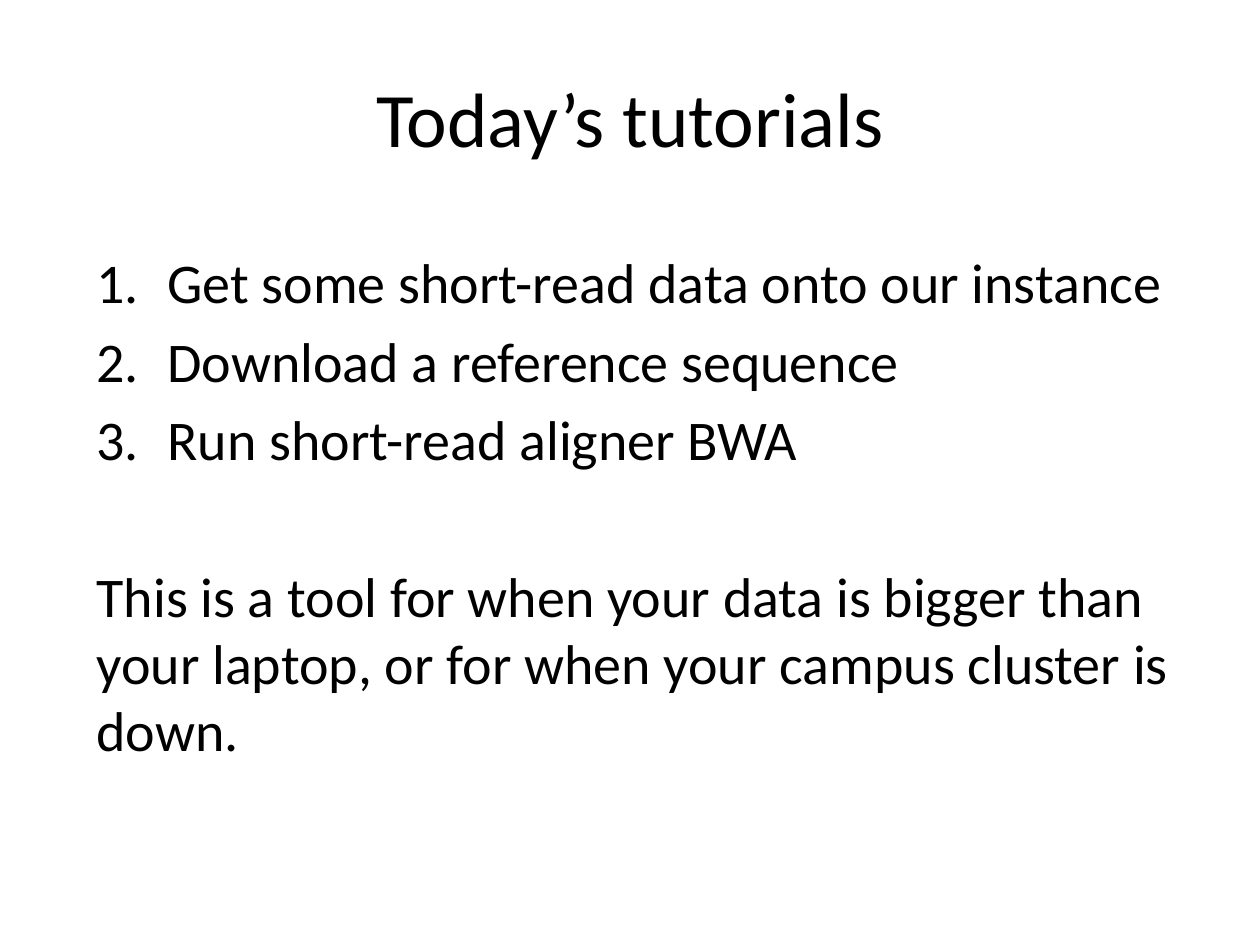
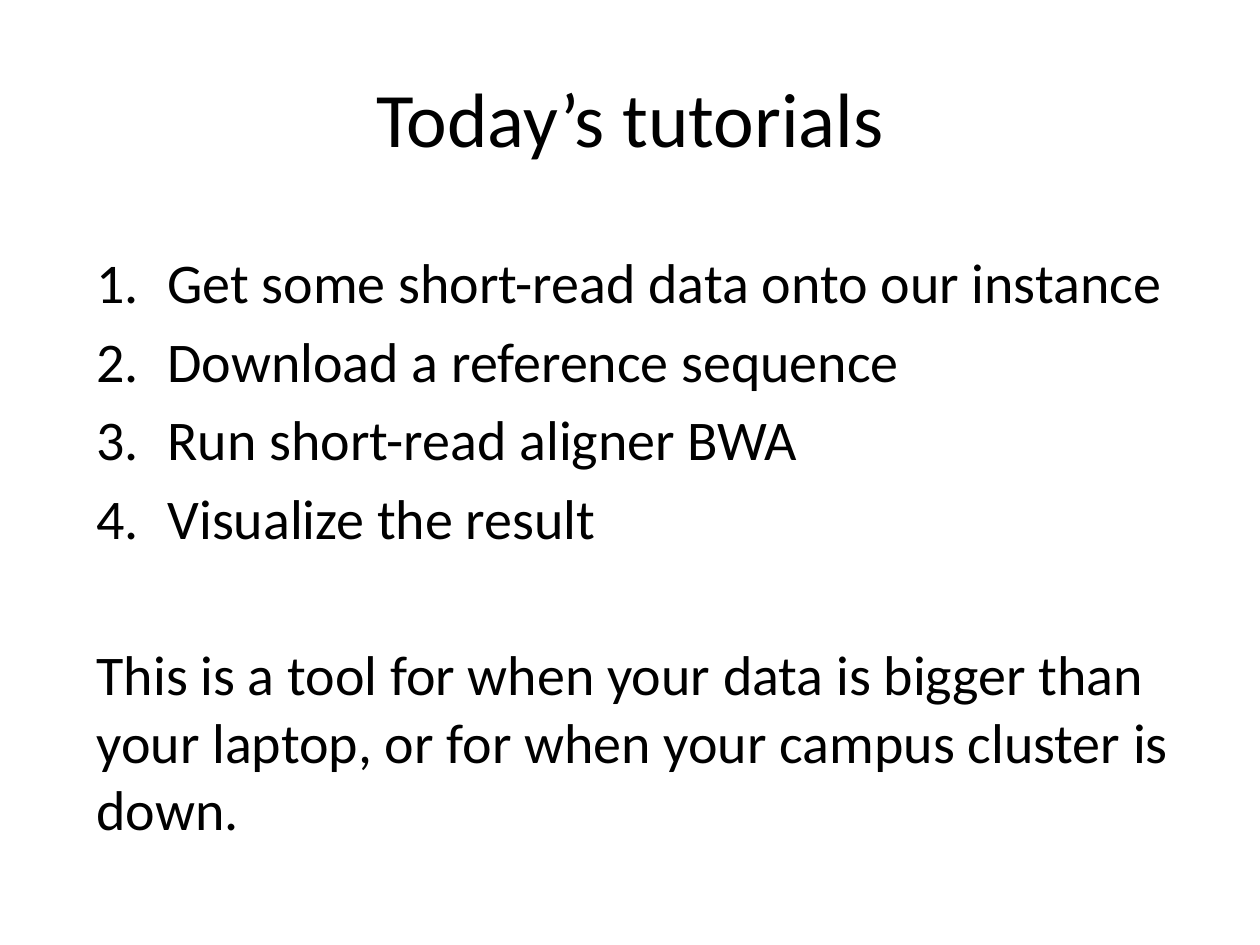
Before and after one commit to braithwaite/2014-argonne-soils-automation, a slide deck: slide 15 of _static/argonne-cloud-computing.pptx (slide 13 before the commit). Drawn at 1260x945 pixels with LibreOffice and Linux fonts; fonts in the diff are those of the drawing. Boxes give left, top, right and bottom in pixels: in the first picture for what was removed or moved away, otherwise in the second. Text is boxed around its words. In the diff, an @@ line names an element or a change of style, - is before the commit and + after.

```diff
--- a/_static/argonne-cloud-computing.pptx
+++ b/_static/argonne-cloud-computing.pptx
@@ text at bbox=[167, 500, 595, 540]: paragraph added @@
+4. Visualize the result
```
Also in this commit, not shown: 7 other slides changed, 2 slides added, 1 other file.
